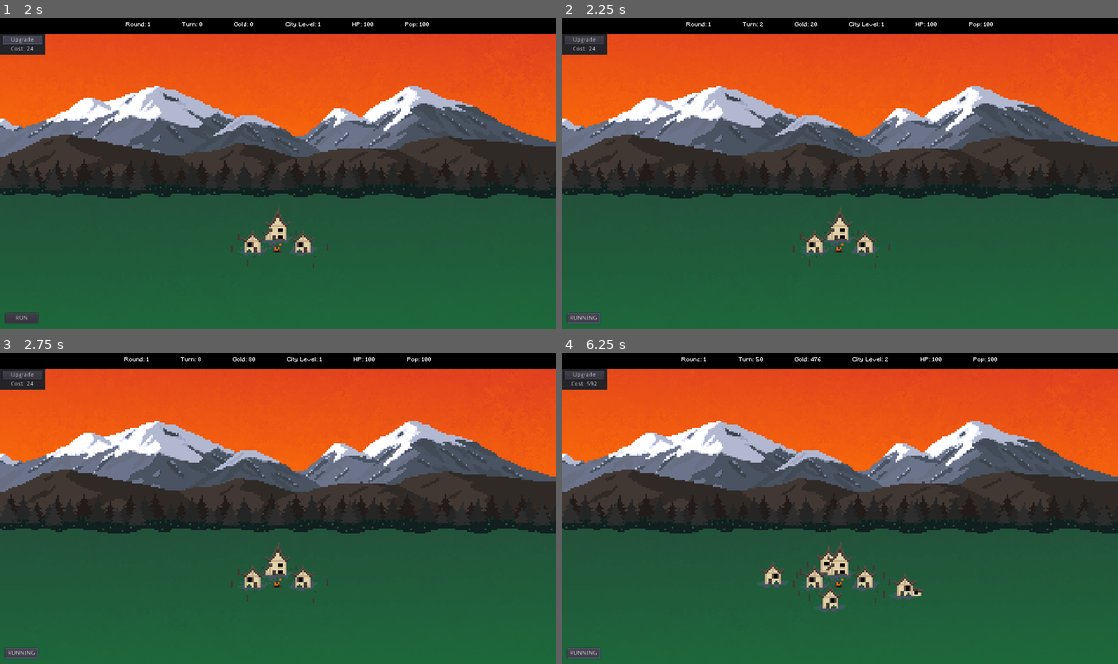
Above: before the commit, frames 1-4 (two rows, left to right).
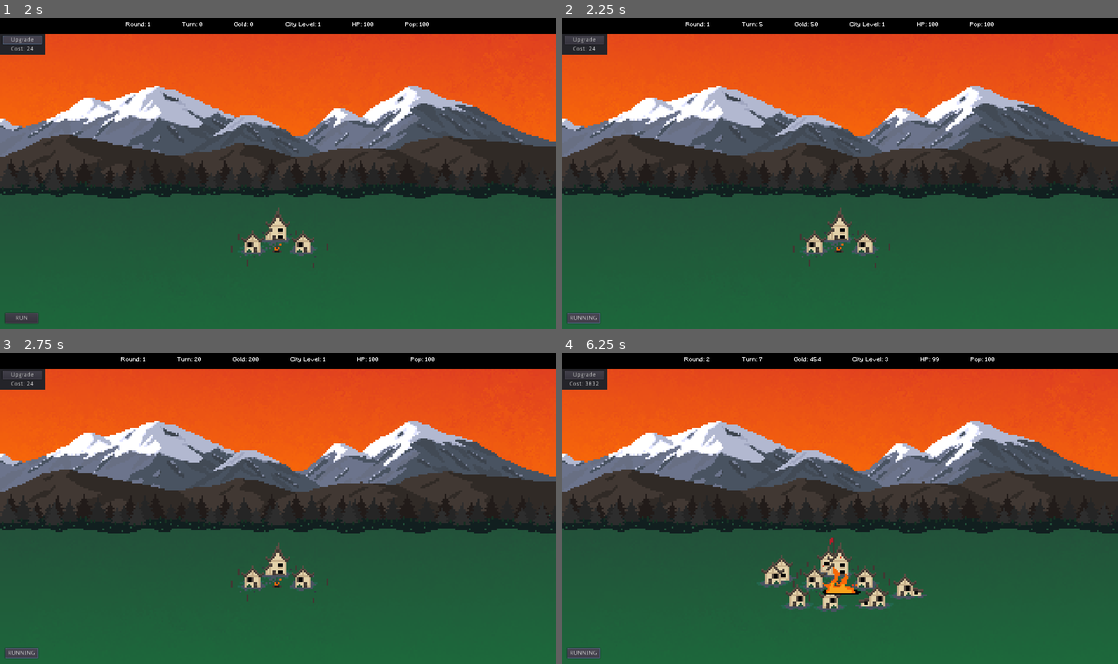
Above: after the commit, the same moments.

Repository: terrainbuilder52/Disaster_Dispatcher
Game: Godot game, scene res://scenes/TitleMenu.tscn
Two runs of this game, one before a commit and one after it. Both use one fixed random seed, a clock stepped at 60 frames per second and the inputs below.
Inputs:
- Up to frame 1 (2 s): click "START" at 0.5 s; click "Upgrade" at 1.25 s
- Up to frame 2 (2.25 s): click "RUN" at 2 s
- Up to frame 3 (2.75 s): no input
- Up to frame 4 (6.25 s): click "RUNNING" at 2.75 s; click "Upgrade" at 3.5 s; click "RUNNING" at 4.25 s; click "Upgrade" at 5 s; click "RUNNING" (after the commit: "RUN") at 5.75 s

Frame 1 is identical in both runs. In frame 2, 0.2% of the frame differs, in the area x 22-78%, y 1-4%; in frame 3, 0.2%; in frame 4, 1.1%, in the area x 1-79%, y 1-83%.

Commit message:
Fixed Disasters not showing up on screen

Diff:
--- a/Disaster_Dispatcher/City.gd
+++ b/Disaster_Dispatcher/City.gd
@@ -66,3 +66,8 @@
 
 func _on_World_fire_disaster():
 	health -= 1
+
+
+func _on_World_flood_disaster():
+	health -= 2
+	population -= 2
--- a/Disaster_Dispatcher/Main_Scene.gd
+++ b/Disaster_Dispatcher/Main_Scene.gd
@@ -1,17 +1,21 @@
 extends Node
 
 var time = 0
-var time_passed = 2
+var time_passed = 1
 var turn = 0
 var max_turn = 100
 var game_round = 1
 
 var disaster_list = []
 var disasters_list = [
-	"CLEAR", "FIRE", "FLOOD", "TORNADO", "RAINBOW", "MONSTER", "PlAGUE"]
+	"CLEAR", "FIRE", "FLOOD", "PlAGUE", "TORNADO" , "MONSTER", "RAINBOW"]
 
 signal clear_disaster
 signal fire_disaster
+signal flood_disaster
+signal tornado_disaster
+signal monster_disaster
+signal rainbow_disaster
 signal turn_passed
 signal disaster_died
 
@@ -48,7 +52,6 @@
 		game_round += 1
 		disaster_list.clear()
 		disaster_generation(max_turn)
-		$FireDisaster.hide()
 
 func disaster_generation(round_length):
 	#Generate disaster map
@@ -61,15 +64,21 @@
 	print(disaster_list)
 
 func disaster_logic(turn):
+	emit_signal("disaster_died")
+
 	if disasters_list[0] in disaster_list[turn]: # Clear day
 		emit_signal("clear_disaster")
-		time_passed = 4
+		time_passed = 1
 	elif disasters_list[1] in disaster_list[turn]: # Fire
 		emit_signal("fire_disaster")
 		$FireDisaster.show()
 		time_passed = 30
-	if !disasters_list[1] in disaster_list[turn]: # If not fire
-		emit_signal("disaster_died")
+	elif disasters_list[2] in disaster_list[turn]: #Flood
+		emit_signal("flood_disaster")
+		$FloodDisaster.show()
+		time_passed = 30
+
+
 
 # SIGNAL FUNCTIONS
 func _on_City_has_died():
--- a/Disaster_Dispatcher/scenes/Disaster.tscn
+++ b/Disaster_Dispatcher/scenes/Disaster.tscn
@@ -14,7 +14,7 @@
 } ]
 
 [sub_resource type="RectangleShape2D" id=2]
-extents = Vector2( 66.7918, 94.3962 )
+extents = Vector2( 32, 32 )
 
 [node name="Disaster" type="Node2D"]
 position = Vector2( 624, 504 )
@@ -26,36 +26,7 @@
 
 [node name="AnimatedSprite" type="AnimatedSprite" parent="Area2D"]
 frames = SubResource( 1 )
-frame = 3
 playing = true
 
 [node name="CollisionShape2D" type="CollisionShape2D" parent="Area2D"]
 shape = SubResource( 2 )
-
-[node name="Area2D2" type="Area2D" parent="."]
-position = Vector2( -88.0001, -8 )
-__meta__ = {
-"_edit_group_": true
-}
-
-[node name="AnimatedSprite" type="AnimatedSprite" parent="Area2D2"]
-frames = SubResource( 1 )
-frame = 2
-playing = true
-
-[node name="CollisionShape2D" type="CollisionShape2D" parent="Area2D2"]
-shape = SubResource( 2 )
-
-[node name="Area2D3" type="Area2D" parent="."]
-position = Vector2( 112, -16 )
-__meta__ = {
-"_edit_group_": true
-}
-
-[node name="AnimatedSprite" type="AnimatedSprite" parent="Area2D3"]
-frames = SubResource( 1 )
-frame = 2
-playing = true
-
-[node name="CollisionShape2D" type="CollisionShape2D" parent="Area2D3"]
-shape = SubResource( 2 )
--- a/Disaster_Dispatcher/scenes/FireDisaster.tscn
+++ b/Disaster_Dispatcher/scenes/FireDisaster.tscn
@@ -1,14 +1,28 @@
-[gd_scene load_steps=2 format=2]
+[gd_scene load_steps=8 format=2]
 
 [ext_resource path="res://scenes/Disaster.tscn" type="PackedScene" id=1]
+[ext_resource path="res://assets/disasters/fire4.png" type="Texture" id=2]
+[ext_resource path="res://assets/disasters/fire3.png" type="Texture" id=3]
+[ext_resource path="res://assets/disasters/fire2.png" type="Texture" id=4]
+[ext_resource path="res://assets/disasters/fire1.png" type="Texture" id=5]
+
+[sub_resource type="SpriteFrames" id=1]
+animations = [ {
+"frames": [ ExtResource( 5 ), ExtResource( 4 ), ExtResource( 3 ), ExtResource( 2 ) ],
+"loop": true,
+"name": "default",
+"speed": 10.0
+} ]
+
+[sub_resource type="RectangleShape2D" id=2]
+extents = Vector2( 56, 40 )
 
 [node name="FireDisaster" instance=ExtResource( 1 )]
 
 [node name="AnimatedSprite" parent="Area2D" index="0"]
-frame = 0
+frames = SubResource( 1 )
+frame = 2
 
-[node name="AnimatedSprite" parent="Area2D2" index="0"]
-frame = 3
-
-[node name="AnimatedSprite" parent="Area2D3" index="0"]
-frame = 3
+[node name="CollisionShape2D" parent="Area2D" index="1"]
+position = Vector2( -8, 56 )
+shape = SubResource( 2 )
--- /dev/null
+++ b/Disaster_Dispatcher/scenes/FloodDisaster.gd
@@ -0,0 +1,8 @@
+extends Node2D
+
+# Called when the node enters the scene tree for the first time.
+func _ready():
+	hide()
+
+func _on_World_disaster_died():
+	hide()
--- /dev/null
+++ b/Disaster_Dispatcher/scenes/FloodDisaster.tscn
@@ -0,0 +1,23 @@
+[gd_scene load_steps=5 format=2]
+
+[ext_resource path="res://scenes/Disaster.tscn" type="PackedScene" id=1]
+[ext_resource path="res://assets/disasters/flood.png" type="Texture" id=2]
+
+[sub_resource type="SpriteFrames" id=1]
+animations = [ {
+"frames": [ ExtResource( 2 ) ],
+"loop": true,
+"name": "default",
+"speed": 10.0
+} ]
+
+[sub_resource type="RectangleShape2D" id=2]
+extents = Vector2( 32, 32 )
+
+[node name="FloodDisaster" instance=ExtResource( 1 )]
+
+[node name="AnimatedSprite" parent="Area2D" index="0"]
+frames = SubResource( 1 )
+
+[node name="CollisionShape2D" parent="Area2D" index="1"]
+shape = SubResource( 2 )
--- a/Disaster_Dispatcher/scenes/Main_Scene.tscn
+++ b/Disaster_Dispatcher/scenes/Main_Scene.tscn
@@ -6,6 +6,8 @@
 [ext_resource path="res://Main_Scene.gd" type="Script" id=4]
 [ext_resource path="res://scenes/FireDisaster.tscn" type="PackedScene" id=5]
 [ext_resource path="res://scenes/FireDisaster.gd" type="Script" id=6]
+[ext_resource path="res://scenes/FloodDisaster.tscn" type="PackedScene" id=7]
+[ext_resource path="res://scenes/FloodDisaster.gd" type="Script" id=8]
 
 [node name="World" type="Node"]
 script = ExtResource( 4 )
@@ -19,9 +21,16 @@
 position = Vector2( 640, 512 )
 
 [node name="FireDisaster" parent="." instance=ExtResource( 5 )]
+position = Vector2( 648, 472 )
 script = ExtResource( 6 )
+
+[node name="FloodDisaster" parent="." instance=ExtResource( 7 )]
+position = Vector2( 632, 384 )
+script = ExtResource( 8 )
 [connection signal="disaster_died" from="." to="FireDisaster" method="_on_World_disaster_died"]
+[connection signal="disaster_died" from="." to="FloodDisaster" method="_on_World_disaster_died"]
 [connection signal="fire_disaster" from="." to="City" method="_on_World_fire_disaster"]
+[connection signal="flood_disaster" from="." to="City" method="_on_World_flood_disaster"]
 [connection signal="turn_passed" from="." to="City" method="_on_World_turn_passed"]
 [connection signal="pressed" from="WorldUI/ActionMenu/VSplitContainer/VBoxContainer/UpgradeCityButton" to="City" method="_on_UpgradeCityButton_pressed"]
 [connection signal="pressed" from="WorldUI/StartGameButton" to="." method="_on_StartGameButton_pressed"]
Binary file added: Disaster_Dispatcher/assets/Sprite-0001.aseprite
Binary file added: Disaster_Dispatcher/assets/disasters/flood.png
Not shown, added: Disaster_Dispatcher/assets/disasters/flood.png.import
Not shown: 1 places in Disaster_Dispatcher/scenes/Main_Scene.tscn that only renumber resources
